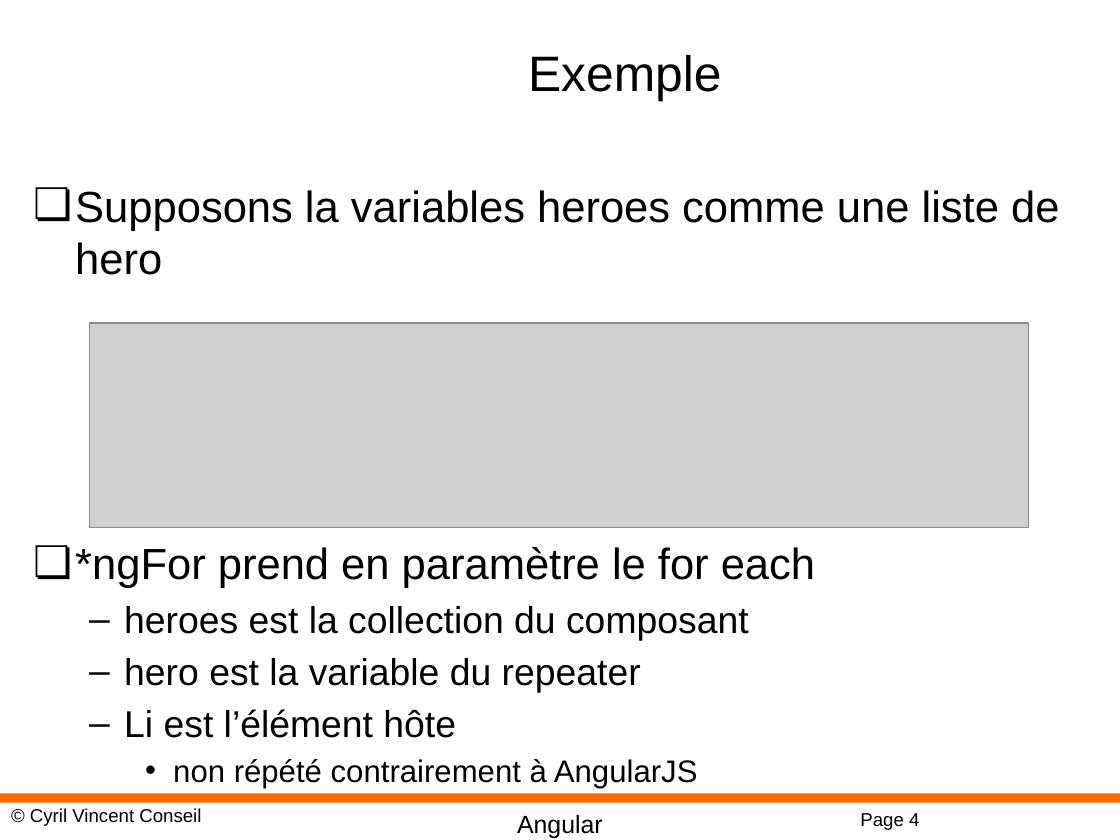
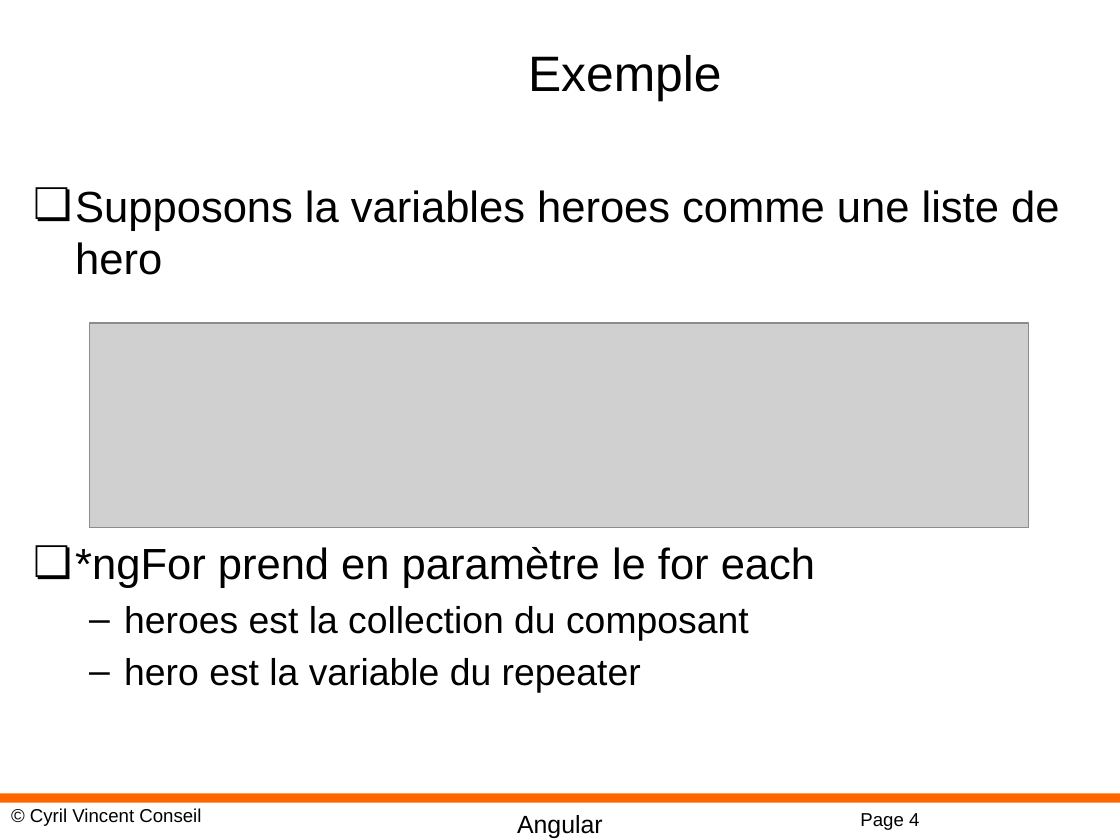
Before and after one commit to cyrilvincent/angular, a slide deck: slide 4 of PPT/Angular09-Directives.pptx. Drawn at 1120x840 pixels with LibreOffice and Linux fonts; fonts in the diff are those of the drawing; grey boxes stand for pictures; background and template pictures are left out. Boxes give left, top, right and bottom in pixels: in the first picture for what was removed or moved away, otherwise in the second. Text is boxed around its words. In the diff, an @@ line names an element or a change of style, - is before the commit and + after.

```diff
--- a/PPT/Angular09-Directives.pptx
+++ b/PPT/Angular09-Directives.pptx
@@ text at box(124, 709, 698, 788): paragraphs removed @@
-  – Li est l’élément hôte
-    • non répété contrairement à AngularJS
```
Also in this commit, not shown: 1 other slide changed, 2 other files.
